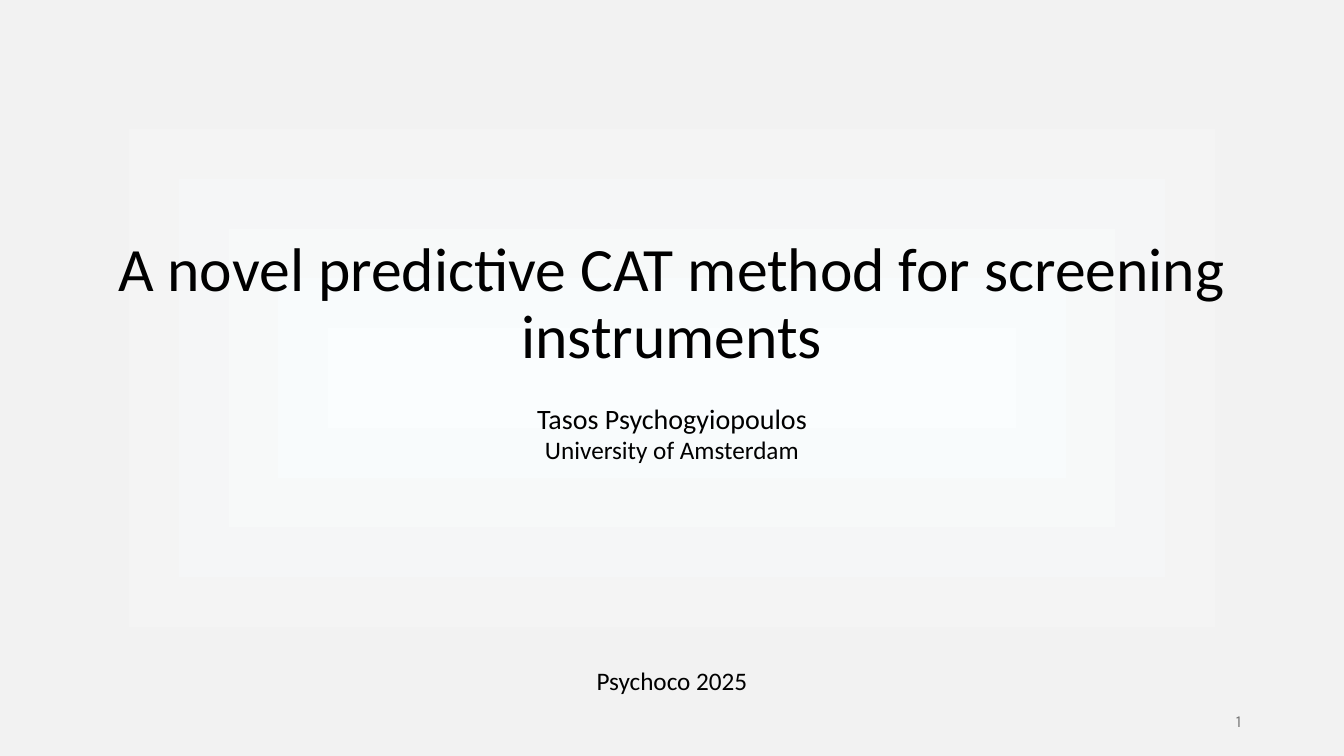
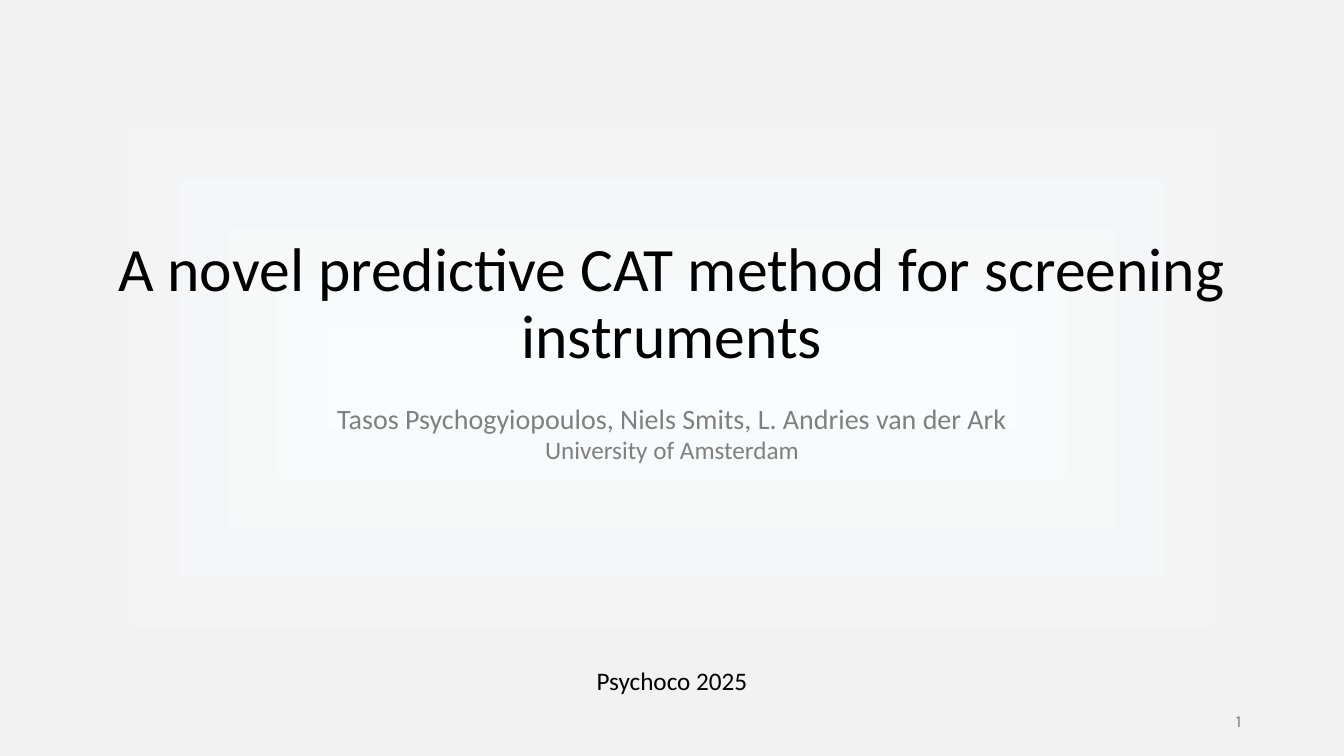
Before and after one commit to tasospsy/flexcat.online, a slide deck: slide 1 of psychoco2025_tp.pptx. Drawn at 1344x756 pixels with LibreOffice and Linux fonts; fonts in the diff are those of the drawing. Boxes give left, top, right and bottom in pixels: in the first picture for what was removed or moved away, otherwise in the second. Text is boxed around its words. In the diff, an @@ line names an element or a change of style, - is before the commit and + after.

```diff
--- a/psychoco2025_tp.pptx
+++ b/psychoco2025_tp.pptx
@@ text "Tasos Psychogyiopoulos, Niels Smits, L. ...": place and size @@
-text "Tasos Psychogyiopoulos, Niels Smits, L. ..." at [537,409,807,463]
+text "Tasos Psychogyiopoulos, Niels Smits, L. ..." at [337,409,1006,463]
@@ text at [337,409,1006,434]: text changed; text colour #000000 to #808080 @@
-Tasos Psychogyiopoulos
+Tasos Psychogyiopoulos, Niels Smits, L. Andries van der Ark
@@ text at [545,441,799,463]: text colour #000000 to #808080 in "University of Amsterdam" @@
```
